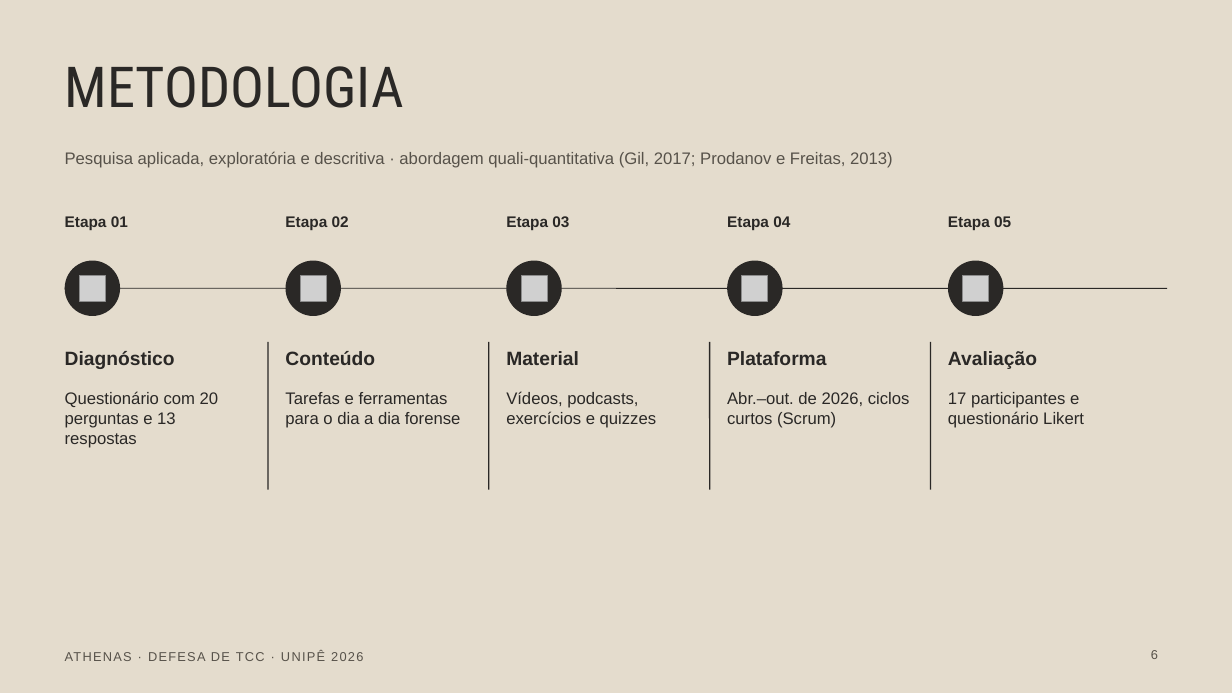
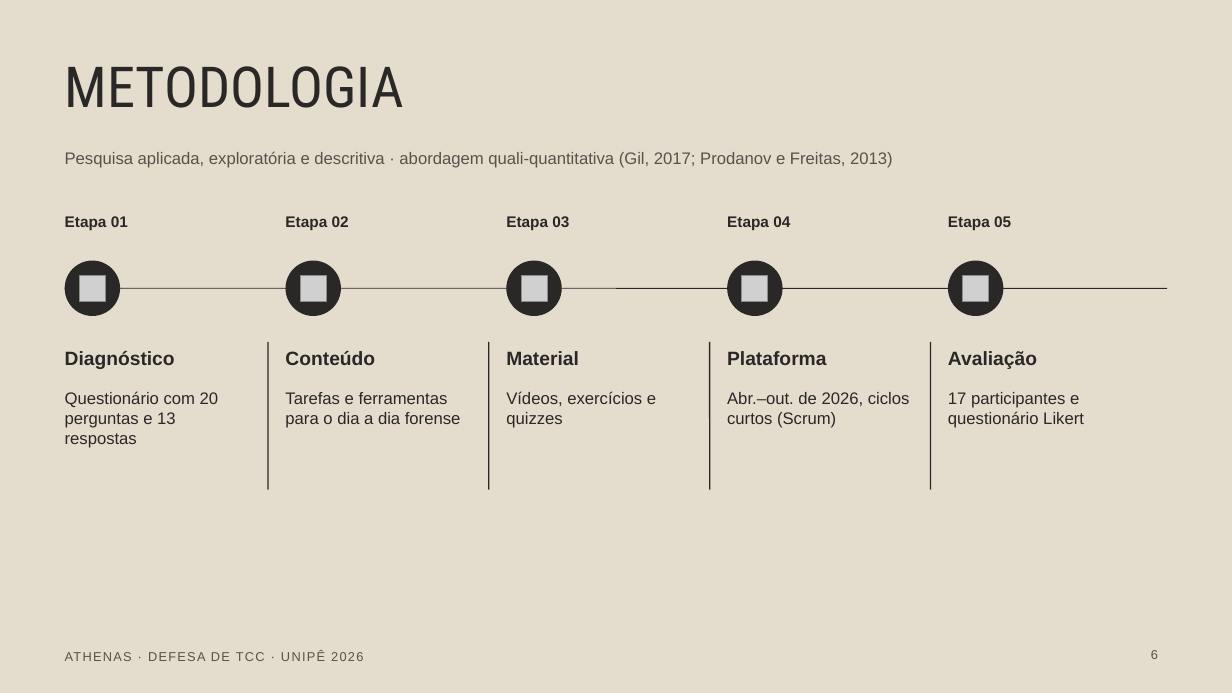
Before and after one commit to jllbrasileiro123-spec/athenas-tcc, a slide deck: slide 6 of docs/slides-apresentacao-tcc.pptx. Drawn at 1232x693 pixels with LibreOffice and Linux fonts; fonts in the diff are those of the drawing; grey boxes stand for pictures. Boxes give left, top, right and bottom in pixels: in the first picture for what was removed or moved away, otherwise in the second. Text is boxed around its words. In the diff, an @@ line names an element or a change of style, - is before the commit and + after.

```diff
--- a/docs/slides-apresentacao-tcc.pptx
+++ b/docs/slides-apresentacao-tcc.pptx
@@ text at <box>506,391,656,428</box>: text changed @@
-Vídeos, podcasts, exercícios e quizzes
+Vídeos, exercícios e quizzes
```
Also in this commit, not shown: 1 other slide changed, 1 other file.
